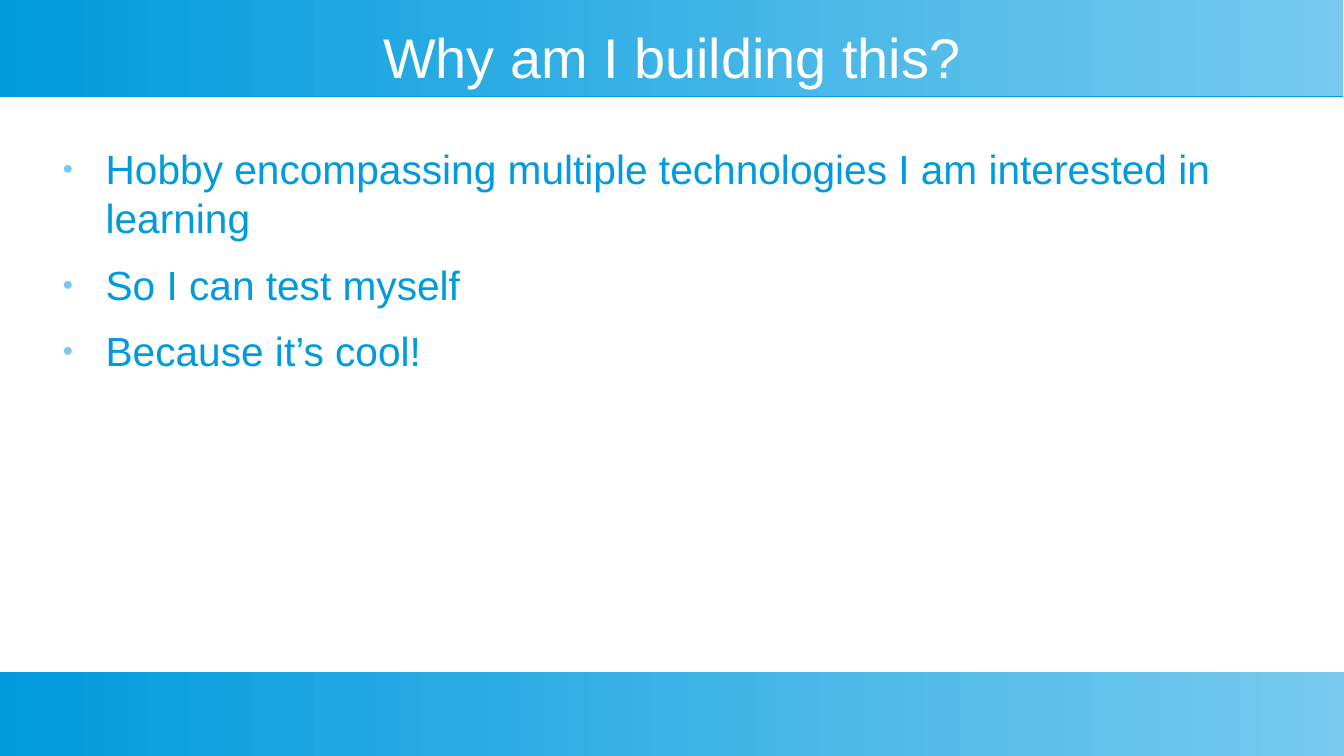
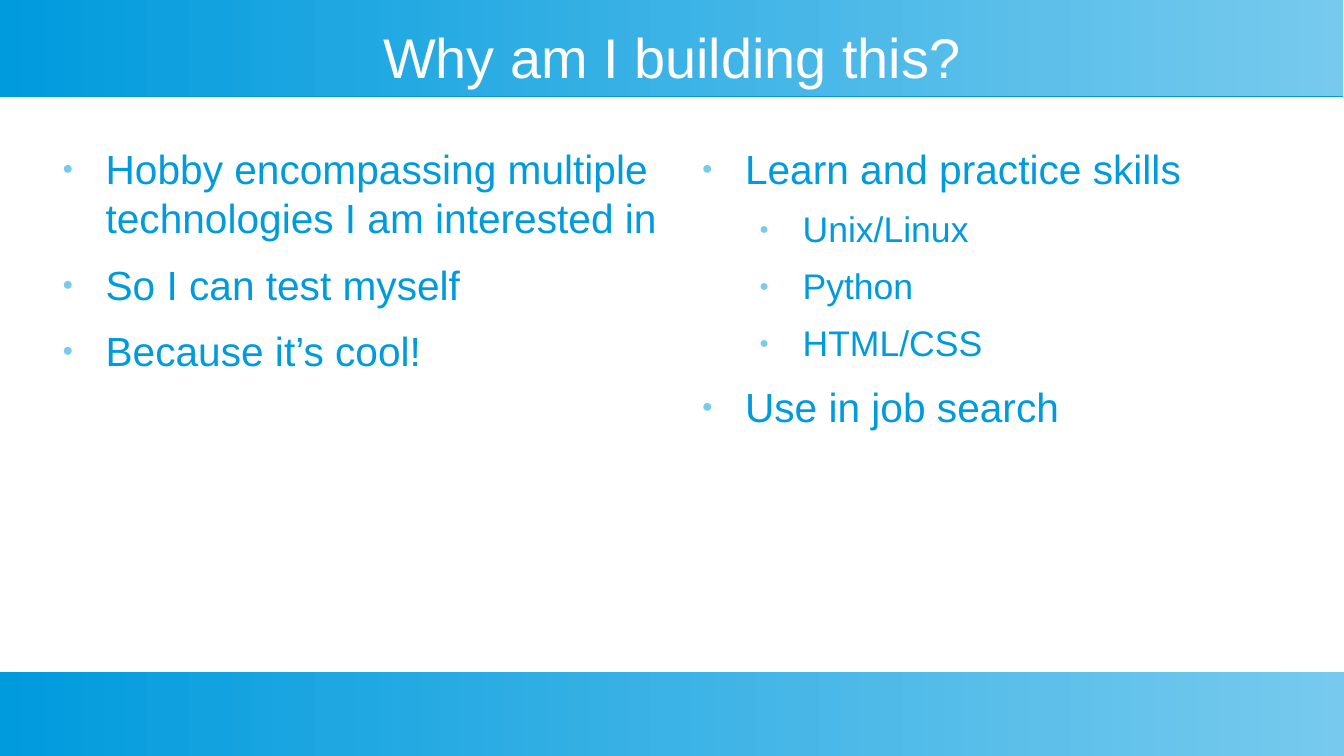
Before and after one commit to Genadeb/cyberdeck, a slide deck: slide 5 of prep/documents/vlog01.odp. Drawn at 1344x756 pixels with LibreOffice and Linux fonts; fonts in the diff are those of the drawing. Boxes give left, top, right and bottom in pixels: in the first picture for what was removed or moved away, otherwise in the second. Text is boxed around its words. In the diff, an @@ line names an element or a change of style, - is before the commit and + after.

```diff
--- a/prep/documents/vlog01.odp
+++ b/prep/documents/vlog01.odp
@@ text at bbox=[106, 154, 657, 241]: text changed @@
-● Hobby encompassing multiple technologies I am interested in learning
+● Hobby encompassing multiple technologies I am interested in
@@ text added at bbox=[745, 154, 1181, 430], 24 pt, text #009BDD @@
+● Learn and practice skills
+  ● Unix/Linux
+  ● Python
+  ● HTML/CSS
+● Use in job search
```
Also in this commit, not shown: 3 other slides changed, 3 slides added, 2 slides removed, 7 other files.
